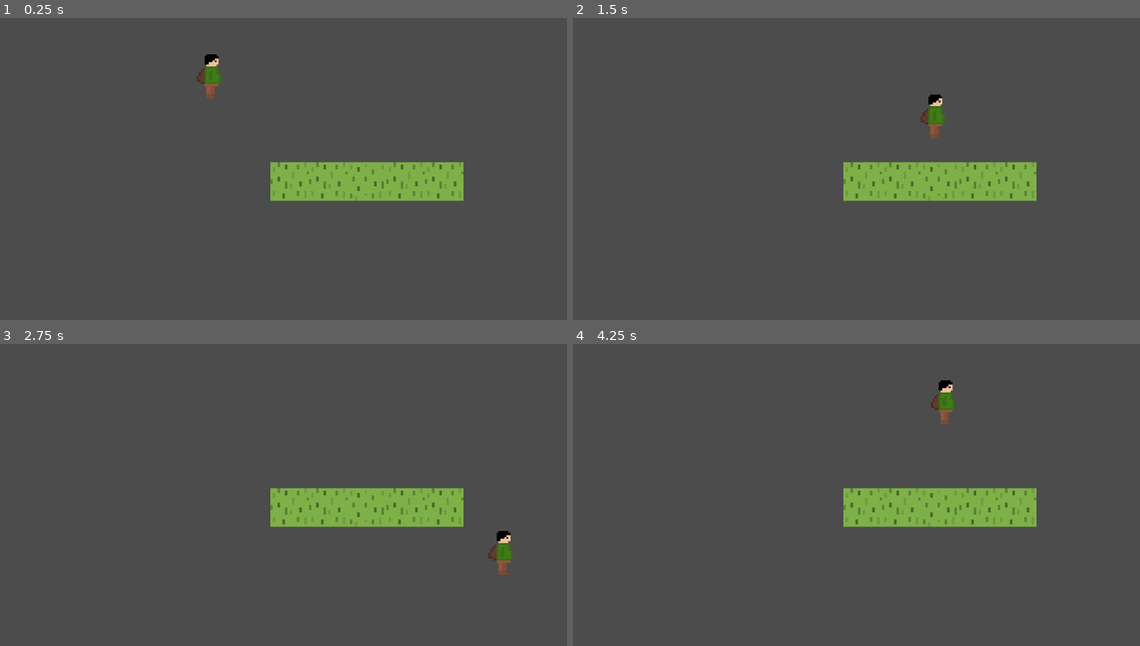
Above: before the commit, frames 1-4 (two rows, left to right).
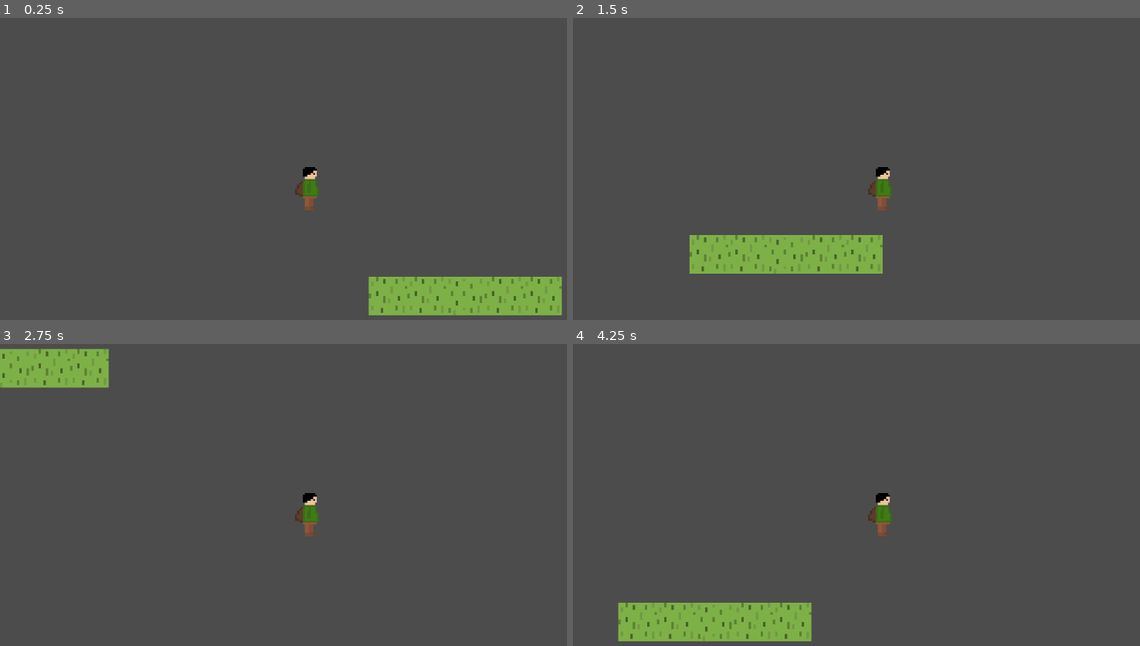
Above: after the commit, the same moments.

Repository: nalton-software/godot-fire-jam
Game: Godot game, scene res://scenes/Main.tscn
Two runs of this game, one before a commit and one after it. Both use one fixed random seed, a clock stepped at 60 frames per second and the inputs below.
Inputs:
- Up to frame 1 (0.25 s): no input
- Up to frame 2 (1.5 s): tap Enter at 0.5 s; hold Right (ui_right) 0.53-1.28 s; hold Down (ui_down) from 1.28 s (still down)
- Up to frame 3 (2.75 s): release Down (ui_down) at 2.03 s; hold Right (ui_right) from 2.03 s (still down)
- Up to frame 4 (4.25 s): release Right (ui_right) at 2.78 s; hold Up (ui_up) 2.78-3.53 s; hold Left (ui_left) from 3.53 s (still down)

The runs differ from the first frame. In frame 1, 9.2% of the frame differs, in the area x 34-100%, y 12-99%; in frame 2, 9.2%; in frame 3, 7.4%; in frame 4, 9.2%.

Commit message:
added smooth player movement (might need more tweaking)

Diff:
--- a/scenes/Player.tscn
+++ b/scenes/Player.tscn
@@ -26,37 +26,38 @@
 
 [sub_resource type="AtlasTexture" id=3]
 atlas = ExtResource( 2 )
-region = Rect2( 0, 0, 16, 24 )
-
-[sub_resource type="AtlasTexture" id=4]
-atlas = ExtResource( 2 )
 region = Rect2( 16, 0, 16, 24 )
 
-[sub_resource type="SpriteFrames" id=2]
+[sub_resource type="SpriteFrames" id=9]
 animations = [ {
-"frames": [  ],
-"loop": true,
-"name": "walk_down",
-"speed": 5.0
-}, {
 "frames": [ SubResource( 5 ), SubResource( 6 ), SubResource( 7 ), SubResource( 8 ) ],
 "loop": true,
 "name": "walk_up",
 "speed": 5.0
 }, {
-"frames": [ SubResource( 3 ), SubResource( 4 ) ],
+"frames": [ SubResource( 3 ), null ],
 "loop": true,
 "name": "walk_side",
+"speed": 5.0
+}, {
+"frames": [  ],
+"loop": true,
+"name": "walk_down",
 "speed": 5.0
 } ]
 
 [node name="Player" type="KinematicBody2D"]
 script = ExtResource( 1 )
+acceleration = 5000.0
+friction = 30.0
 
 [node name="CollisionShape2D" type="CollisionShape2D" parent="."]
-shape = SubResource( 1 )
+shape = SubResource( 4 )
 
 [node name="AnimatedSprite" type="AnimatedSprite" parent="."]
 scale = Vector2( 3.29426, 3.29426 )
-frames = SubResource( 2 )
+frames = SubResource( 9 )
 animation = "walk_side"
+
+[node name="Camera2D" type="Camera2D" parent="."]
+current = true
--- a/scripts/Player.gd
+++ b/scripts/Player.gd
@@ -1,6 +1,10 @@
 extends KinematicBody2D
 
-export var speed := 10.0
+export var acceleration := 1000.0
+export var max_speed := 500.0
+export var friction := 10.0
+
+var velocity = Vector2.ZERO
 
 func _physics_process(delta):
 	var direction := Vector2.ZERO
@@ -8,4 +12,11 @@
 	direction.y = int(Input.is_action_pressed("ui_down")) - int(Input.is_action_pressed("ui_up"))
 	direction = direction.normalized()
 
-	move_and_slide(direction * speed * delta)
+	if direction == Vector2.ZERO:
+		# friction
+		velocity.x = Utils.converge_value(velocity.x, 0, friction)
+		velocity.y = Utils.converge_value(velocity.y, 0, friction)
+	else:
+		velocity += direction * acceleration * delta
+		velocity = velocity.clamped(max_speed)
+	velocity = move_and_slide(velocity)
--- a/scripts/Utils.gd
+++ b/scripts/Utils.gd
@@ -1,3 +1,5 @@
+extends Node
+
 static func converge_value(value, target, increment):
 	var difference = target - value
 	if abs(difference) < abs(increment):
Not shown: 1 places in scenes/Player.tscn that only renumber resources
